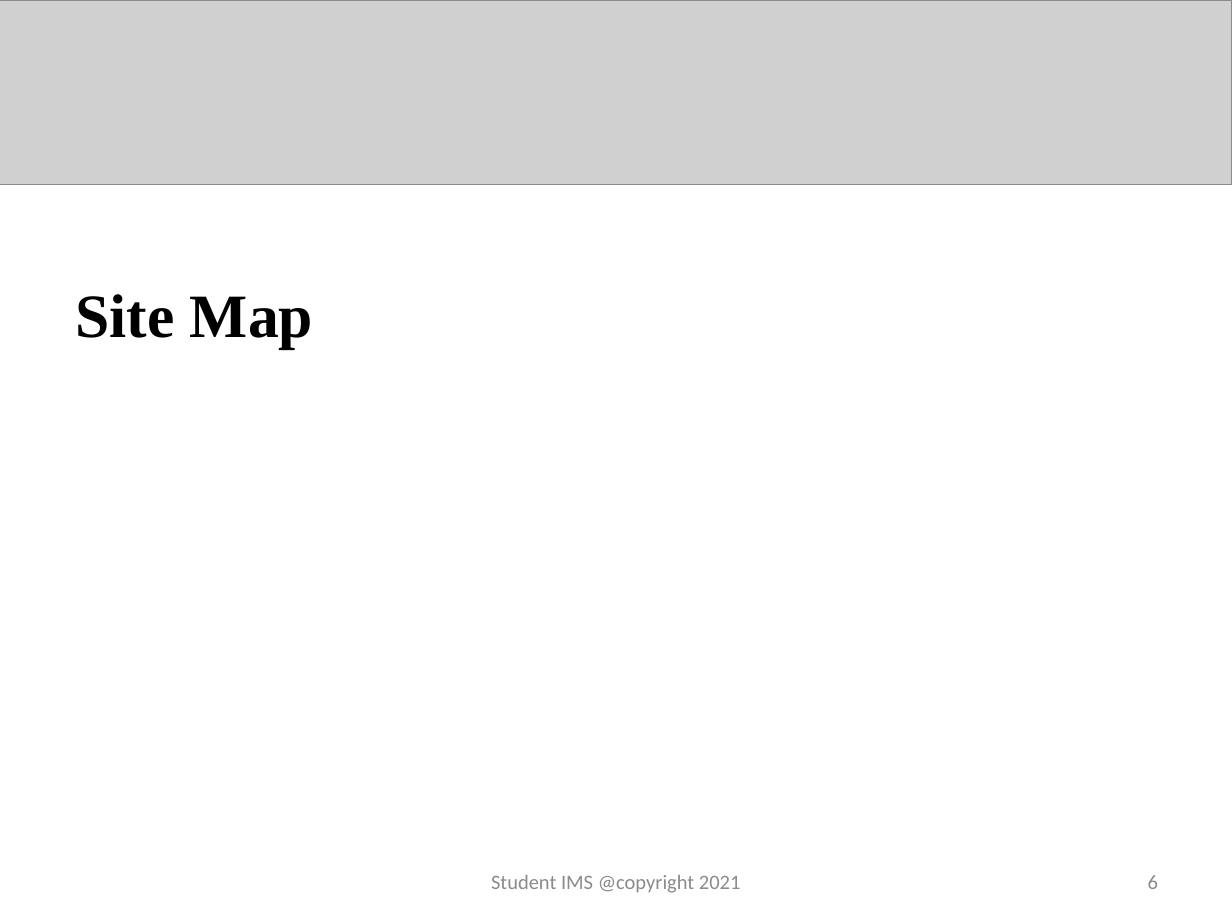
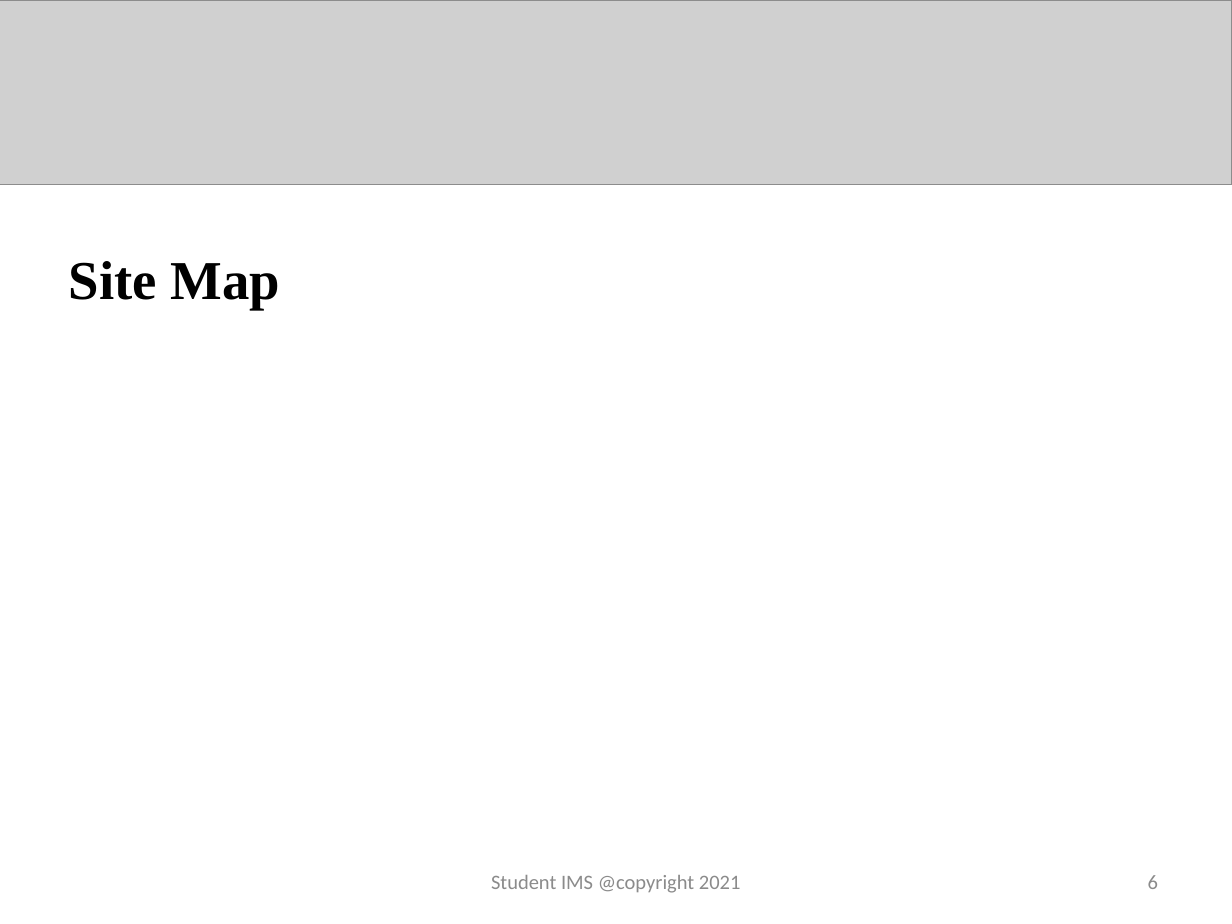
Before and after one commit to github-rinzin/documentation, a slide deck: slide 6 of fifth_review.pptx. Drawn at 1232x924 pixels with LibreOffice and Linux fonts; fonts in the diff are those of the drawing; grey boxes stand for pictures. Boxes give left, top, right and bottom in pixels: in the first picture for what was removed or moved away, otherwise in the second. Text is boxed around its words. In the diff, an @@ line names an element or a change of style, - is before the commit and + after.

```diff
--- a/fifth_review.pptx
+++ b/fifth_review.pptx
@@ title "Site Map" moved from (x1=75, y1=294, x2=313, y2=349) to (x1=69, y1=261, x2=281, y2=309) @@
@@ title "Site Map" at (x1=69, y1=261, x2=281, y2=309): size 36 to 32 pt @@
```
Also in this commit, not shown: 6 other slides changed.
